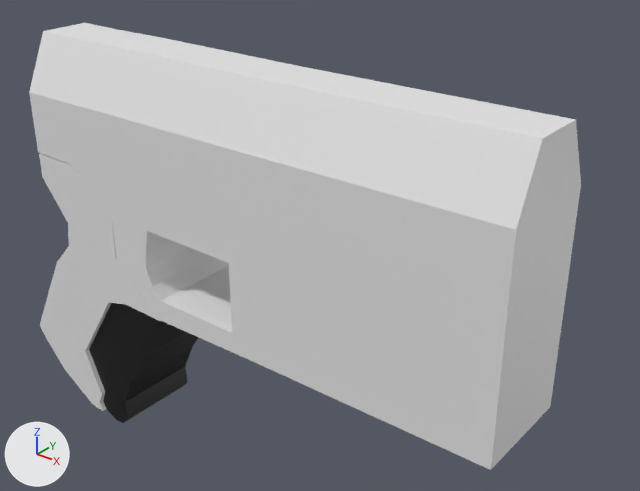
What one commit did to the Blender file AssetsFiles/Weapons/SteamGun/SteamGunPistol.blend.
Rendered twice from a 50 mm camera at (2.01, -2.14, 1.46) aimed at (0.15, 0.18, 0.03). The lights are fixed; the arrows at lower left show +X, +Y and +Z.
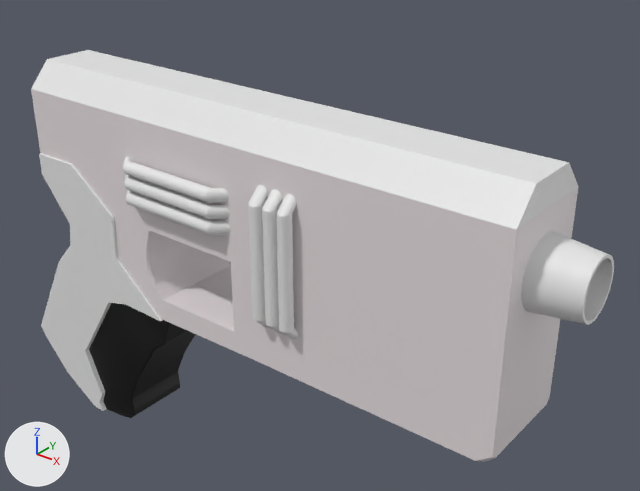
Pixel boxes (x1, y1, x2, y2) of what changed, in the pictures (640 x 491 px; the box of a moved part takes in the faces that stretch with it):
'Cube.002', reshaped, moved: before (29, 92, 581, 470); after (31, 89, 578, 461)
'Cube.003', reshaped, moved (13% shorter): before (29, 23, 581, 230); after (31, 50, 578, 230)
'Cube', reshaped, moved: before (39, 153, 161, 411); after (39, 153, 163, 411)
'Cube.001', reshaped, moved: before (89, 303, 198, 423); after (89, 303, 195, 418)
'Cylinder', added: after (521, 231, 614, 325)
'Cylinder.006', added: after (276, 194, 298, 339)
'Cylinder.005', added: after (262, 189, 283, 334)
'Cylinder.004', added: after (248, 185, 270, 328)
'Cylinder.003', added: after (123, 157, 229, 203)
'Cylinder.002', added: after (124, 174, 230, 219)
'Cylinder.001', added: after (126, 190, 231, 235)
part 2 of me_cube_004, moved or reshaped: before (106, 320, 198, 423); after (106, 320, 195, 418)
part 4 of me_cube_005, moved or reshaped: before (29, 92, 581, 470); after (31, 89, 578, 461)

Edits to the bpy script that builds the scene:
```text
Change me_cube_002:
    remove me_cube_002.from_pydata(...)  # 41 vertices, 54 faces; spans x -1.19..-0.337, y -0.2..0.2, z -0.936..0.237
    add me_cube_002.from_pydata(...)  # 68 vertices, 88 faces; spans x -0.358..0.49, y -0.195..0.205, z -0.542..0.631
    me_cube_002 part 1: the whole mesh is rebuilt
Change me_cube_004:
    remove me_cube_004.from_pydata(...)  # 41 vertices, 47 faces; spans x -0.52..0.0, y -0.18..0.18, z -0.769..-0.1
    add me_cube_004.from_pydata(...)  # 63 vertices, 75 faces; spans x -0.194..0.326, y -0.176..0.184, z -0.234..0.433
    me_cube_004 part 2: 41 vertices removed from x -0.52..0.0, y -0.18..0.18, z -0.769..-0.1; 63 vertices added at x -0.194..0.326, y -0.176..0.184, z -0.234..0.433
    me_cube_004 part 3: the surface is now shaded smooth
Change me_cube_005:
    used by ob_cube_002; location = (-0.8, 0.0, 0.44); scale = (0.2, 0.2, 0.2)
    remove me_cube_005.from_pydata(...)  # 78 vertices, 74 faces; spans x -1.0..9.52, y -1.0..1.0, z -3.69..0.32
    add me_cube_005.from_pydata(...)  # 144 vertices, 149 faces; spans x -4.3..6.2, y -0.95..0.95, z -1.46..2.53
    me_cube_005 part 4: 78 vertices removed from x -1.0..9.52, y -1.0..1.0, z -3.69..0.32; 144 vertices added at x -4.3..6.2, y -0.95..0.95, z -1.46..2.53
    me_cube_005 part 5: the surface is now shaded smooth
    add me_cube_005.materials.append(mat_material_002)  # white #e7dfe1
    add me_cube_005.materials.append(mat_material_003)  # red #e70a00
Change me_cube_006:
    used by ob_cube_003; location = (-0.8, 0.0, 0.44); scale = (0.2, 0.2, 0.2)
    remove me_cube_006.from_pydata(...)  # 28 vertices, 20 faces; spans x -1.0..9.52, y -1.0..1.0, z 0.25..1.42
    add me_cube_006.from_pydata(...)  # 8 vertices, 6 faces; spans x -5.25..5.25, y -0.95..0.95, z -0.25..0.25
    me_cube_006 part 6: the whole mesh is rebuilt
Change ob_cube:
    ob_cube.location: (0.0, 0.0, 0.0) -> (-0.827, -0.005, -0.393)
Change ob_cube_001:
    ob_cube_001.location: (-0.34, 0.0, -0.2) -> (-0.666, -0.004, -0.733)
Change ob_cube_002:
    ob_cube_002.location: (-0.8, 0.0, 0.44) -> (-0.14, 0.0, -0.007)
Change ob_cube_003:
    ob_cube_003.location: (-0.8, 0.0, 0.44) -> (0.05, 0.0, 0.55)
Add ob_cylinder_003:
    ob_cylinder_003 = bpy.data.objects.new('Cylinder.003', me_cylinder_010)  # 192 vertices, 162 faces; spans x -1.0..1.0, y -4.4..-2.2, z -3.2..18.0; modifiers MIRROR
    ob_cylinder_003.location = (-0.39, 0.3, 0.32)
    ob_cylinder_003.rotation_euler = (0.0, 1.571, 0.0)  # degrees (0, 90, 0)
    ob_cylinder_003.scale = (0.025, 0.025, 0.025)
Add ob_cylinder_002:
    ob_cylinder_002 = bpy.data.objects.new('Cylinder.002', me_cylinder_010.copy())  # modifiers MIRROR
    ob_cylinder_002.location = (-0.39, 0.3, 0.26)
    ob_cylinder_002.rotation_euler = (0.0, 1.571, 0.0)  # degrees (0, 90, 0)
    ob_cylinder_002.scale = (0.025, 0.025, 0.025)
Add ob_cylinder_006:
    ob_cylinder_006 = bpy.data.objects.new('Cylinder.006', me_cylinder_010.copy())  # modifiers MIRROR
    ob_cylinder_006.location = (0.33, 0.3, 0.32)
    ob_cylinder_006.rotation_euler = (0.0, 3.142, 0.0)  # degrees (0, 180, 0)
    ob_cylinder_006.scale = (0.025, 0.025, 0.025)
Add ob_cylinder_005:
    ob_cylinder_005 = bpy.data.objects.new('Cylinder.005', me_cylinder_010.copy())  # modifiers MIRROR
    ob_cylinder_005.location = (0.27, 0.3, 0.32)
    ob_cylinder_005.rotation_euler = (0.0, 3.142, 0.0)  # degrees (0, 180, 0)
    ob_cylinder_005.scale = (0.025, 0.025, 0.025)
Add ob_cylinder_004:
    ob_cylinder_004 = bpy.data.objects.new('Cylinder.004', me_cylinder_010.copy())  # modifiers MIRROR
    ob_cylinder_004.location = (0.21, 0.3, 0.32)
    ob_cylinder_004.rotation_euler = (0.0, 3.142, 0.0)  # degrees (0, 180, 0)
    ob_cylinder_004.scale = (0.025, 0.025, 0.025)
Add ob_cylinder_001:
    ob_cylinder_001 = bpy.data.objects.new('Cylinder.001', me_cylinder_010.copy())  # modifiers MIRROR
    ob_cylinder_001.location = (-0.39, 0.3, 0.2)
    ob_cylinder_001.rotation_euler = (0.0, 1.571, 0.0)  # degrees (0, 90, 0)
    ob_cylinder_001.scale = (0.025, 0.025, 0.025)
Add ob_cylinder:
    ob_cylinder = bpy.data.objects.new('Cylinder', me_cylinder)  # 128 vertices, 98 faces; spans x -1.2..1.2, y -1.2..1.2, z 4.1..5.8
    ob_cylinder.location = (0.69, 0.0, 0.3)
    ob_cylinder.rotation_euler = (0.0, 1.571, 0.0)  # degrees (0, 90, 0)
    ob_cylinder.scale = (0.1, 0.1, 0.1)
```
